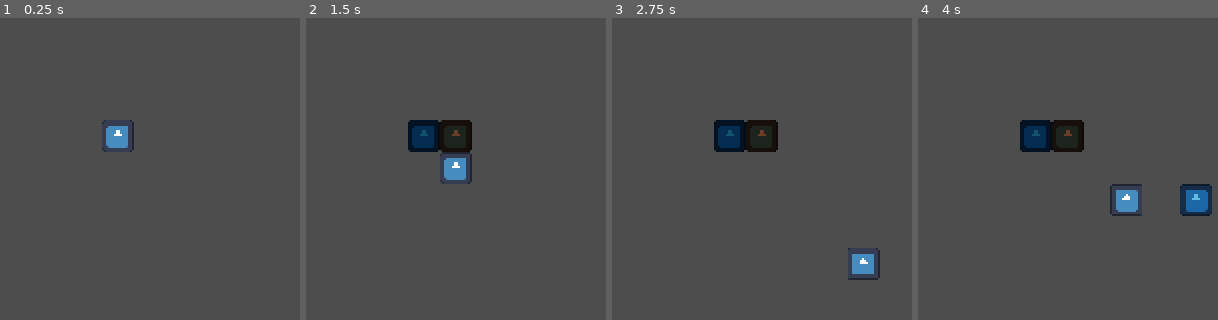
Above: before the commit, frames 1-4 (left to right).
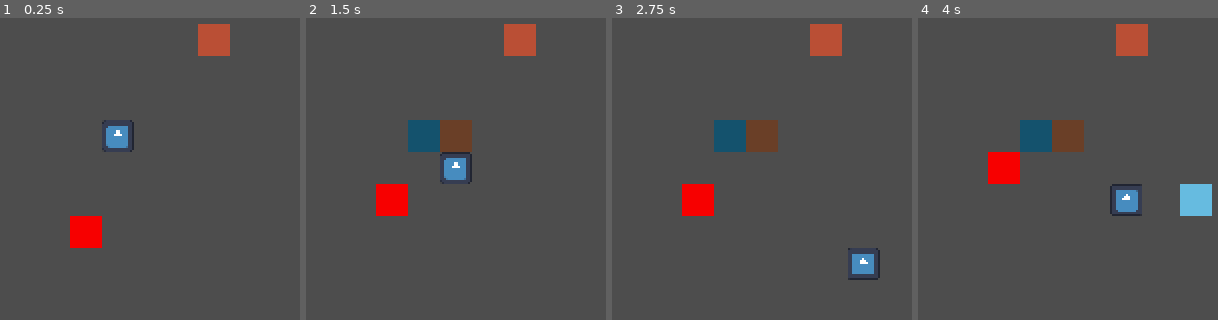
Above: after the commit, the same moments.

Repository: 0ctodice/Brackeys-Game-Jam-2025.2
Game: Godot game, scene res://Scenes/world.tscn
Same seed, same stepped clock (60 frames per second), same inputs: the game is played once before the commit and once after it. The engine's default icon, where the game draws it, is replaced by a stand-in: a white triangle on a blue panel in a dark square.
Inputs:
- Up to frame 1 (0.25 s): no input
- Up to frame 2 (1.5 s): tap Enter (ui_accept) at 0.5, 0.77, 1.25 s; hold Right (ui_right) 0.53-1.28 s; hold Down (ui_down) from 1.28 s (still down)
- Up to frame 3 (2.75 s): tap Enter (ui_accept) at 1.52 s; release Down (ui_down) at 2.03 s; hold Right (ui_right) from 2.03 s (still down)
- Up to frame 4 (4 s): release Right (ui_right) at 2.78 s; hold Up (ui_up) 2.78-3.53 s; tap Enter (ui_accept) at 3.02, 3.5, 3.77 s; hold Left (ui_left) from 3.53 s (still down)

The runs differ from the first frame. In frame 1, 2.3% of the frame differs, in the area x 23-77%, y 1-77%; in frame 2, 4.5%; in frame 3, 4.5%; in frame 4, 5.5%, in the area x 23-98%, y 1-66%.

Commit message:
base of the cookie system done + working on the children

Diff:
--- /dev/null
+++ b/Scenes/cookie.tscn
@@ -0,0 +1,22 @@
+[gd_scene load_steps=4 format=3 uid="uid://csstsn2q7kyyc"]
+
+[ext_resource type="Script" uid="uid://dhs626lj2pjxl" path="res://Scripts/cookie.gd" id="1_ku7mm"]
+
+[sub_resource type="CanvasTexture" id="CanvasTexture_hop5i"]
+
+[sub_resource type="CircleShape2D" id="CircleShape2D_px6u8"]
+radius = 8.0
+
+[node name="Cookie" type="Area2D"]
+collision_layer = 8
+script = ExtResource("1_ku7mm")
+
+[node name="Sprite2D" type="Sprite2D" parent="."]
+modulate = Color(0.729404, 0.310075, 0.208846, 1)
+scale = Vector2(16, 16)
+texture = SubResource("CanvasTexture_hop5i")
+
+[node name="CollisionShape2D" type="CollisionShape2D" parent="."]
+shape = SubResource("CircleShape2D_px6u8")
+
+[connection signal="body_entered" from="." to="." method="_on_body_entered"]
--- a/Scenes/gift.tscn
+++ b/Scenes/gift.tscn
@@ -1,20 +1,22 @@
 [gd_scene load_steps=4 format=3 uid="uid://jgrw5i85247b"]
 
 [ext_resource type="Script" uid="uid://icqhn8gjs5xx" path="res://Scripts/gift.gd" id="1_1b1os"]
-[ext_resource type="Texture2D" uid="uid://c1b068ddj557b" path="res://icon.svg" id="1_wnhmm"]
+
+[sub_resource type="CanvasTexture" id="CanvasTexture_wnhmm"]
 
 [sub_resource type="RectangleShape2D" id="RectangleShape2D_hn5kd"]
 size = Vector2(16, 16)
 
 [node name="Gift" type="RigidBody2D"]
+z_index = -1
 collision_layer = 4
 collision_mask = 0
 gravity_scale = 0.0
 script = ExtResource("1_1b1os")
 
 [node name="Sprite2D" type="Sprite2D" parent="."]
-scale = Vector2(0.125, 0.125)
-texture = ExtResource("1_wnhmm")
+scale = Vector2(16, 16)
+texture = SubResource("CanvasTexture_wnhmm")
 
 [node name="CollisionShape2D" type="CollisionShape2D" parent="."]
 shape = SubResource("RectangleShape2D_hn5kd")
--- /dev/null
+++ b/Scenes/naughty_child.tscn
@@ -0,0 +1,49 @@
+[gd_scene load_steps=4 format=3 uid="uid://meyovnb0ln3s"]
+
+[ext_resource type="Script" uid="uid://w8yackm6cn5g" path="res://Scripts/naughty_child.gd" id="1_r11f0"]
+
+[sub_resource type="CanvasTexture" id="CanvasTexture_lrpdm"]
+
+[sub_resource type="RectangleShape2D" id="RectangleShape2D_lrpdm"]
+size = Vector2(16, 16)
+
+[node name="NaughtyChild" type="RigidBody2D"]
+modulate = Color(0.968587, 5.67943e-06, 7.70092e-07, 1)
+collision_layer = 16
+collision_mask = 2
+gravity_scale = 0.0
+script = ExtResource("1_r11f0")
+
+[node name="Sprite2D" type="Sprite2D" parent="."]
+scale = Vector2(16, 16)
+texture = SubResource("CanvasTexture_lrpdm")
+
+[node name="CollisionShape2D" type="CollisionShape2D" parent="."]
+shape = SubResource("RectangleShape2D_lrpdm")
+
+[node name="SantaCollider" type="RayCast2D" parent="."]
+target_position = Vector2(0, 80)
+
+[node name="RayUp" type="RayCast2D" parent="."]
+target_position = Vector2(0, -16)
+collision_mask = 2
+collide_with_areas = true
+
+[node name="RayDown" type="RayCast2D" parent="."]
+target_position = Vector2(0, 16)
+collision_mask = 2
+collide_with_areas = true
+
+[node name="RayLeft" type="RayCast2D" parent="."]
+target_position = Vector2(-16, 0)
+collision_mask = 2
+collide_with_areas = true
+
+[node name="RayRight" type="RayCast2D" parent="."]
+target_position = Vector2(16, 0)
+collision_mask = 2
+collide_with_areas = true
+
+[node name="Timer" type="Timer" parent="."]
+
+[connection signal="timeout" from="Timer" to="." method="_on_timer_timeout"]
--- a/Scenes/world.tscn
+++ b/Scenes/world.tscn
@@ -1,6 +1,8 @@
-[gd_scene load_steps=3 format=3 uid="uid://cexjsorf3mo4w"]
+[gd_scene load_steps=5 format=3 uid="uid://cexjsorf3mo4w"]
 
 [ext_resource type="PackedScene" uid="uid://ccpyl1fknrevd" path="res://Scenes/player.tscn" id="1_a02cp"]
+[ext_resource type="PackedScene" uid="uid://csstsn2q7kyyc" path="res://Scenes/cookie.tscn" id="2_go701"]
+[ext_resource type="PackedScene" uid="uid://meyovnb0ln3s" path="res://Scenes/naughty_child.tscn" id="3_5a7ea"]
 
 [sub_resource type="RectangleShape2D" id="RectangleShape2D_a02cp"]
 size = Vector2(96, 48)
@@ -18,3 +20,9 @@
 
 [node name="CollisionShape2D" type="CollisionShape2D" parent="StaticBody2D"]
 shape = SubResource("RectangleShape2D_a02cp")
+
+[node name="Cookie" parent="." instance=ExtResource("2_go701")]
+position = Vector2(168, 40)
+
+[node name="NaughtyChild" parent="." instance=ExtResource("3_5a7ea")]
+position = Vector2(120, 136)
--- /dev/null
+++ b/Scripts/cookie.gd
@@ -0,0 +1,13 @@
+extends Area2D
+
+func _ready():
+	pass # Replace with function body.
+
+# Called every frame. 'delta' is the elapsed time since the previous frame.
+func _process(delta):
+	pass
+
+func _on_body_entered(body):
+	if body.has_method("cookie_setter") :
+		body.cookie_setter(true)
+		queue_free()
--- /dev/null
+++ b/Scripts/naughty_child.gd
@@ -0,0 +1,32 @@
+extends RigidBody2D
+
+const TILE_SIZE : Vector2 = Vector2(16,16)
+var sprite_tween : Tween
+var can_move : bool = true
+var rng = RandomNumberGenerator.new()
+var possible_move = Array()
+func _physics_process(delta:float) -> void:
+	if (!sprite_tween or !sprite_tween.is_running()) and can_move :
+		possible_move.clear()
+		if !$RayUp.is_colliding() :
+			possible_move.append(Vector2(0,-1))
+		if !$RayDown.is_colliding() :
+			possible_move.append(Vector2(0,1))
+		if !$RayLeft.is_colliding() :
+			possible_move.append(Vector2(-1,0))
+		if !$RayRight.is_colliding() :
+			possible_move.append(Vector2(1,0))
+
+		_move(possible_move[rng.randi_range(0, possible_move.size() - 1)])
+
+func _move(dir: Vector2) -> void:
+	can_move = false
+	$Timer.start(rng.randf_range(0.185, 3.0))
+	global_position += dir * TILE_SIZE
+	$Sprite2D.global_position -= dir * TILE_SIZE
+	if sprite_tween : sprite_tween.kill()
+	sprite_tween = create_tween()
+	sprite_tween.set_process_mode(Tween.TWEEN_PROCESS_PHYSICS)
+	sprite_tween.tween_property($Sprite2D, "global_position", global_position, 0.185).set_trans(Tween.TRANS_SINE)
+
+func _on_timer_timeout(): can_move = true
--- a/Scripts/player.gd
+++ b/Scripts/player.gd
@@ -4,6 +4,7 @@
 var sprite_tween : Tween
 var gift_scene = load("res://Scenes/gift.tscn")
 var can_drop_gift : bool = true
+var has_cookie : bool = false
 
 func _physics_process(delta:float) -> void:
 	if !sprite_tween or !sprite_tween.is_running() :
@@ -32,5 +33,7 @@
 	gift.global_position = global_position
 	get_parent().add_child(gift)
 
-func _on_gift_collider_body_entered(body): can_drop_gift = false
-func _on_gift_collider_body_exited(body): can_drop_gift = true
+func cookie_setter(state: bool) -> void: has_cookie = state
+func cookie_getter() -> bool: return has_cookie
+func _on_gift_collider_body_entered(body) -> void: can_drop_gift = false
+func _on_gift_collider_body_exited(body) -> void: can_drop_gift = true
--- a/project.godot
+++ b/project.godot
@@ -27,6 +27,14 @@
 
 project/assembly_name="Brackeys_2025_2"
 
+[layer_names]
+
+2d_physics/layer_1="Player"
+2d_physics/layer_2="World"
+2d_physics/layer_3="Gift"
+2d_physics/layer_4="Cookie"
+2d_physics/layer_5="NaughtyChild"
+
 [rendering]
 
 textures/canvas_textures/default_texture_filter=0
Not shown, added: Scripts/cookie.gd.uid
Not shown, added: Scripts/naughty_child.gd.uid
Not shown, changed: ideas.txt
